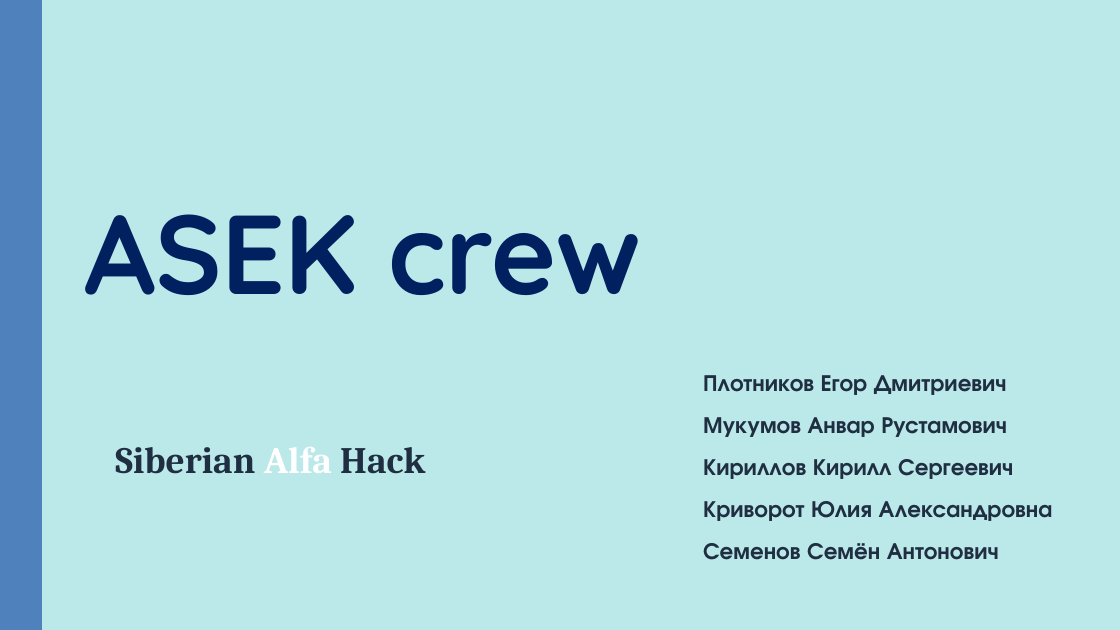
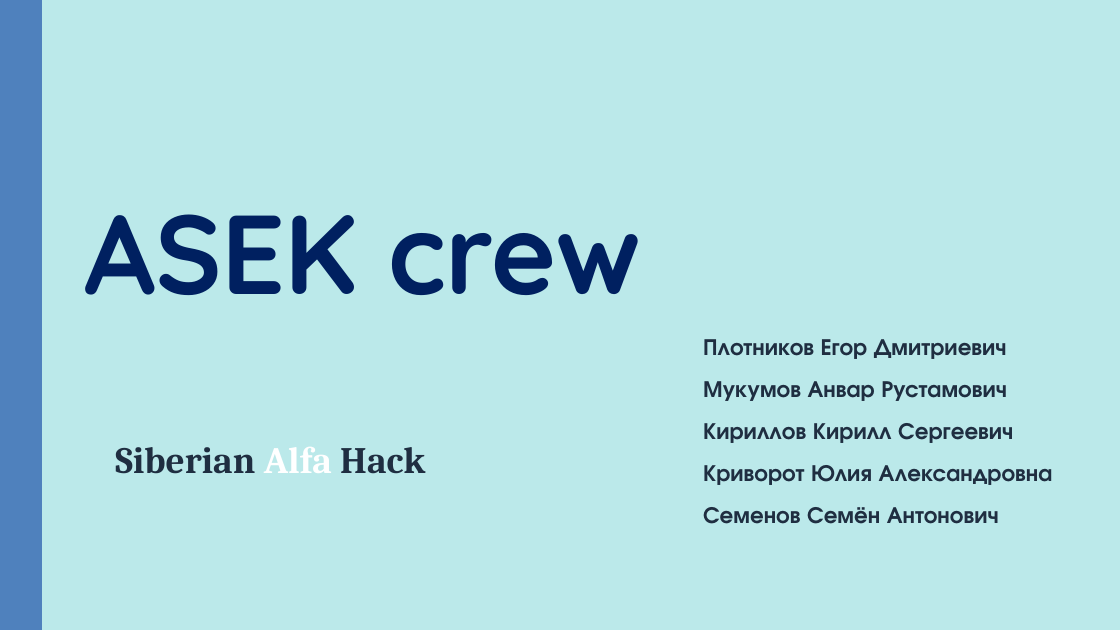
Before and after one commit to Saimonpetricof/AlfaHack_bestrepository, a slide deck: slide 1 of SAH_Финал_ASEKcrew.pptx. Drawn at 1120x630 pixels with LibreOffice and Linux fonts; fonts in the diff are those of the drawing. Boxes give left, top, right and bottom in pixels: in the first picture for what was removed or moved away, otherwise in the second. Text is boxed around its words. In the diff, an @@ line names an element or a change of style, - is before the commit and + after.

```diff
--- a/SAH_Финал_ASEKcrew.pptx
+++ b/SAH_Финал_ASEKcrew.pptx
@@ text "Плотников Егор Дмитриевич": place and size @@
-text "Плотников Егор Дмитриевич" at <box>703,375,1053,560</box>
+text "Плотников Егор Дмитриевич" at <box>703,339,1053,524</box>
```
Also in this commit, not shown: 8 other slides changed, 7 slides added.
